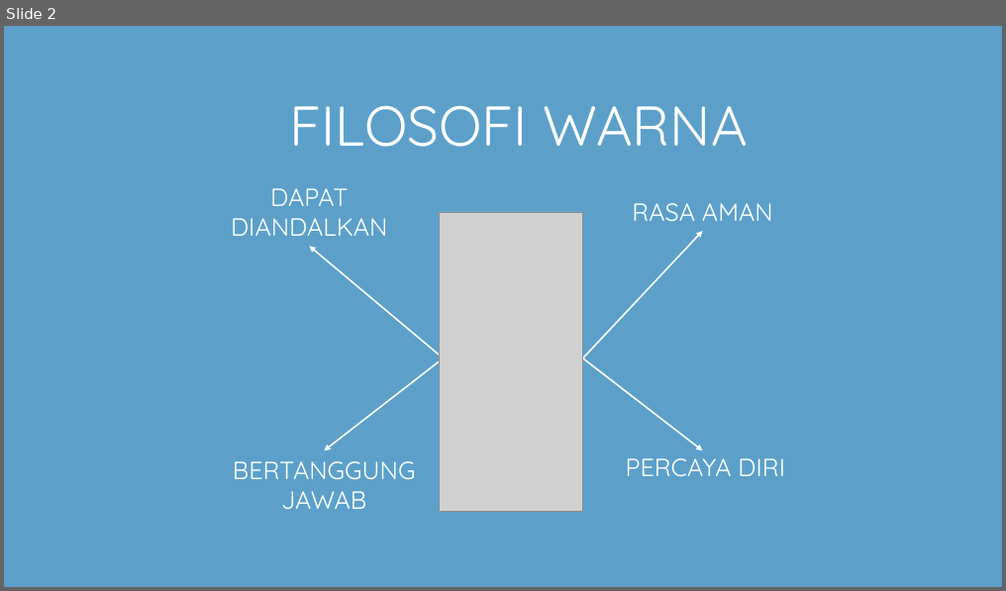
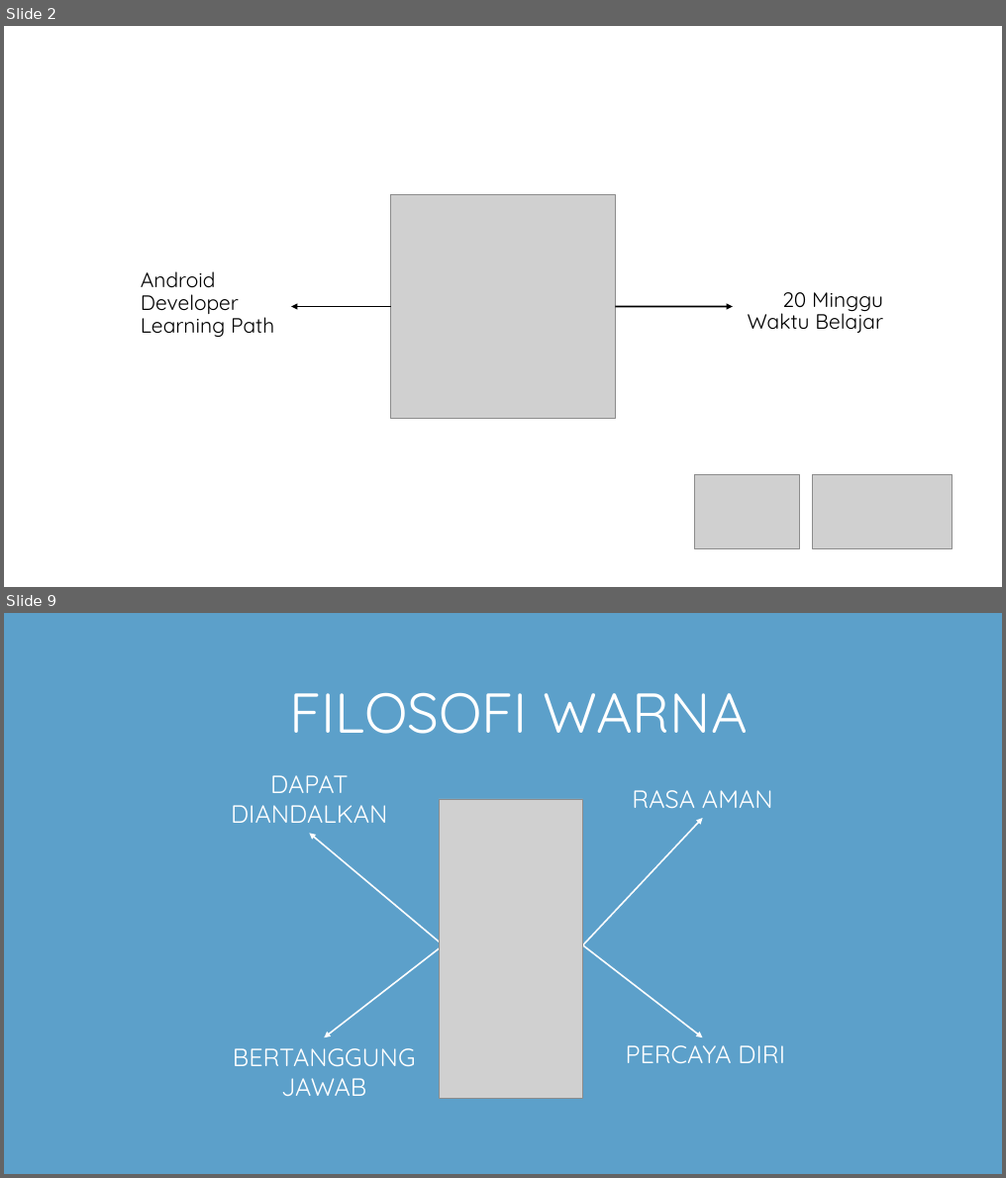
Before and after one commit to gunadermawan/android-PeduliPresensi-kotlin, a slide deck: dokumen/ppt_csd40.pptx. Shown one above the other, each under a label of ours: slide 2 before the commit, slides 2 and 9 after it; the slides between them are not shown. The pictures are 1006x591 and 1006x1178 pixels, drawn with LibreOffice and Linux fonts; fonts in the diff are those of the drawing; grey boxes stand for pictures. Boxes give left, top, right and bottom in pixels: in the first picture for what was removed or moved away, otherwise in the second. Text is boxed around its words. In the diff, an @@ line names an element or a change of style, - is before the commit and + after.

```diff
--- a/dokumen/ppt_csd40.pptx
+++ b/dokumen/ppt_csd40.pptx
@@ slide 2 added at [4,26,1002,587], background #FFFFFF @@
@@ picture added at [391,194,616,419] @@
@@ text added at [141,272,274,338], 20 pt, text #000000 @@
+Android Developer Learning Path
@@ text added at [747,292,883,333], 20 pt, text #000000 @@
+20 Minggu Waktu Belajar
@@ arrow added from (391, 307) to (291, 307), #000000 1.5 pt @@
@@ arrow added from (616, 307) to (733, 307), #000000 1.5 pt @@
@@ picture added at [694,474,800,550] @@
@@ picture added at [813,474,952,550] @@
@@ what was slide 2 is now slide 9 @@
```
Also in this commit, not shown: 2 slides changed, 6 other slides added.
